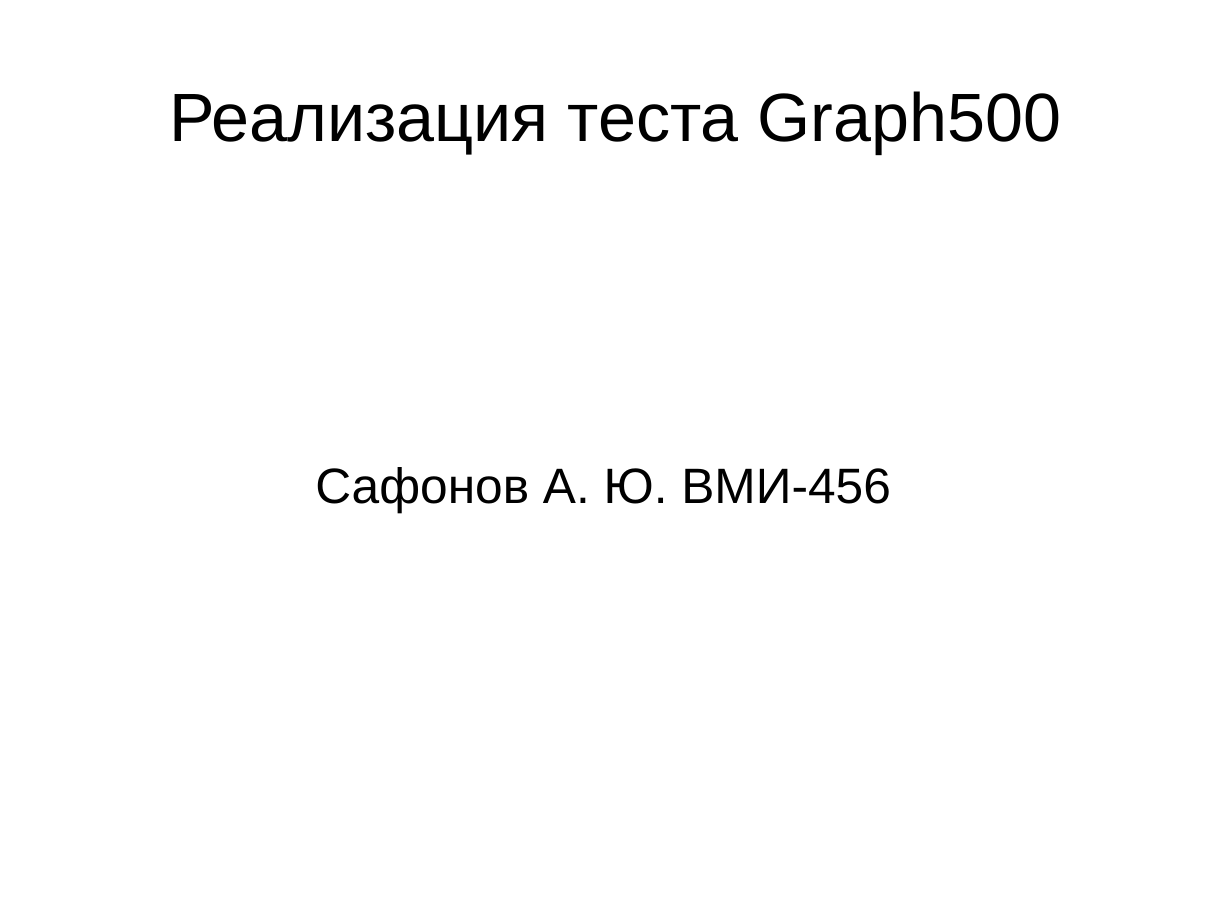
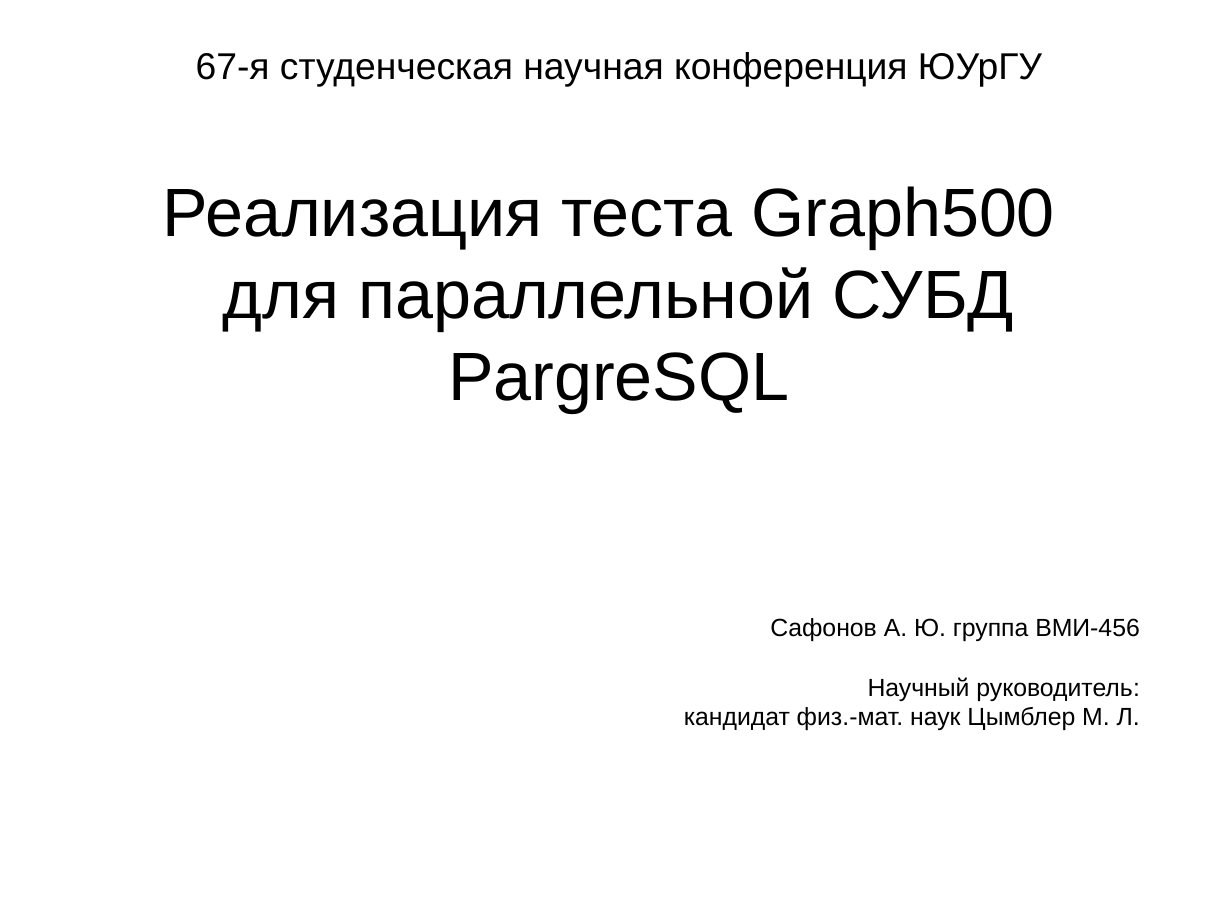
Before and after one commit to akarilimano/bachelor, a slide deck: slide 1 of data_scheme.odp. Drawn at 1232x924 pixels with LibreOffice and Linux fonts; fonts in the diff are those of the drawing. Boxes give left, top, right and bottom in pixels: in the first picture for what was removed or moved away, otherwise in the second. Text is boxed around its words. In the diff, an @@ line names an element or a change of style, - is before the commit and + after.

```diff
--- a/data_scheme.odp
+++ b/data_scheme.odp
@@ title added at [163, 52, 1055, 413], 44 pt, text #000000 @@
+67-я студенческая научная конференция ЮУрГУ
+Реализация теста Graph500
+для параллельной СУБД PargreSQL
@@ title removed at [169, 91, 1062, 153] @@
-Реализация теста Graph500
@@ subtitle at [684, 618, 1140, 730]: text changed; size 32 to 16 pt @@
-Сафонов А. Ю. ВМИ-456
+Сафонов А. Ю. группа ВМИ-456
+Научный руководитель:
+кандидат физ.-мат. наук Цымблер М. Л.
```
Also in this commit, not shown: 7 other slides changed, 17 slides added, 3 slides removed, 12 other files.
